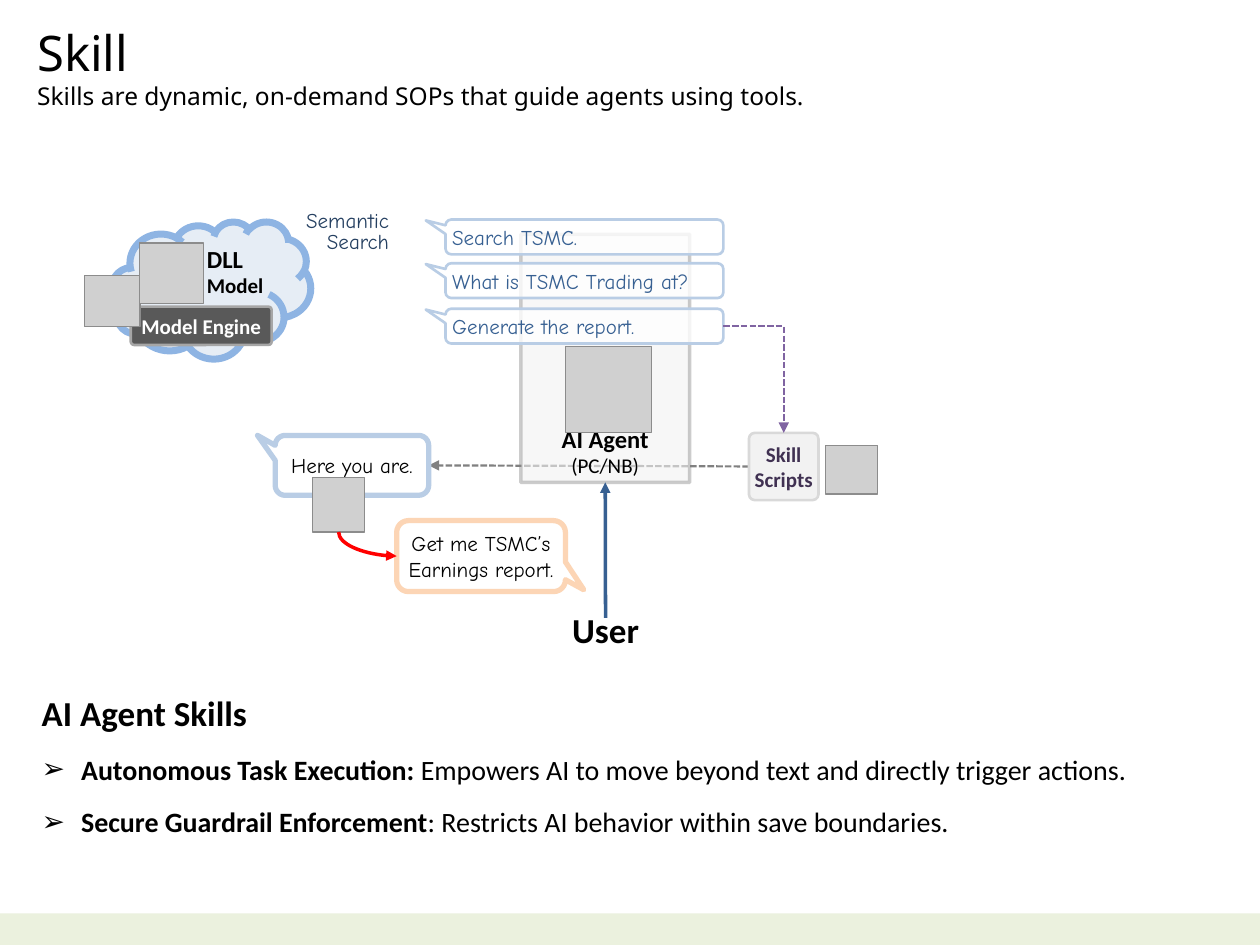
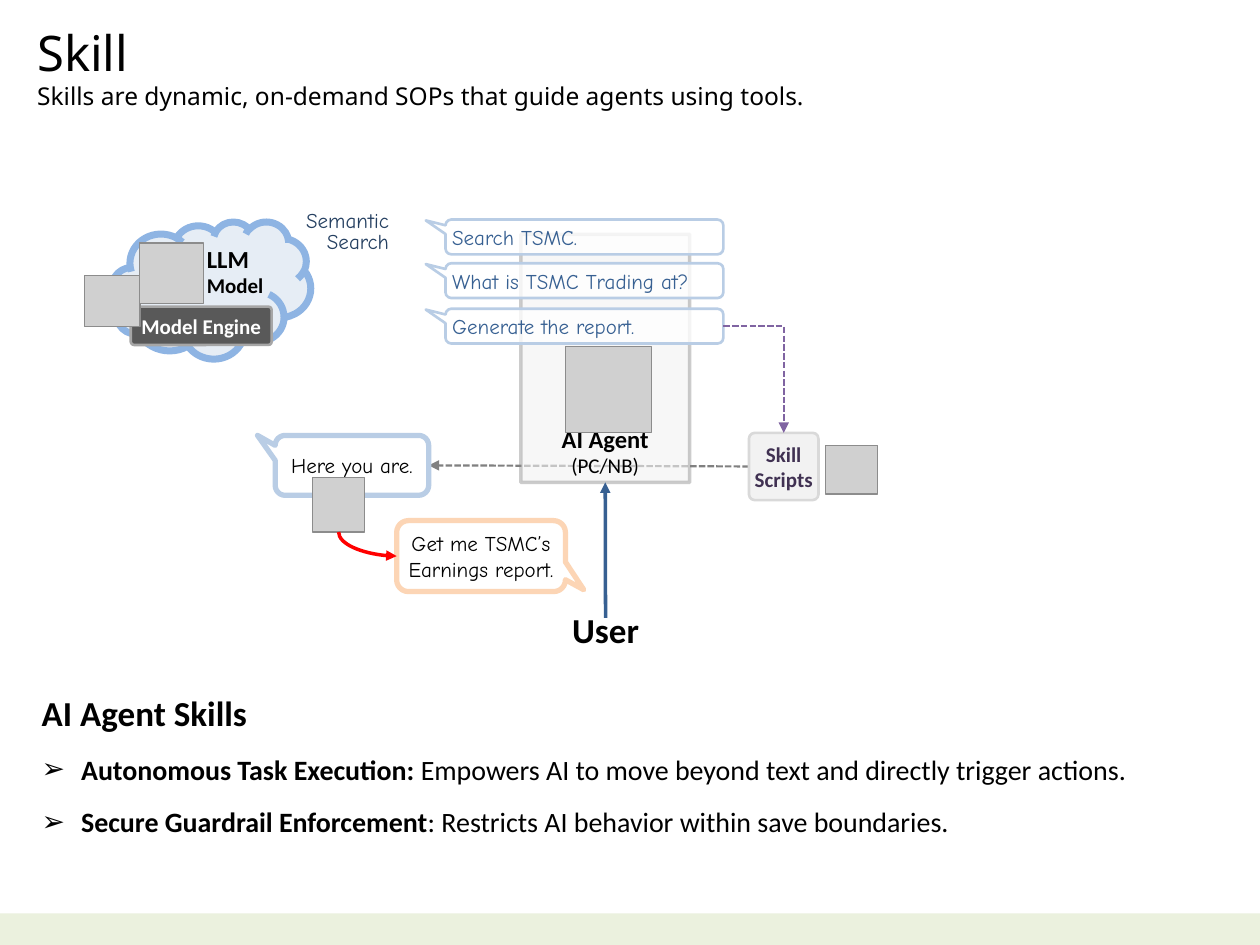
Before and after one commit to navibator/crazy-ai, a slide deck: slide 5 of ai-gemma.pptx. Drawn at 1260x945 pixels with LibreOffice and Linux fonts; fonts in the diff are those of the drawing; grey boxes stand for pictures. Boxes give left, top, right and bottom in pixels: in the first picture for what was removed or moved away, otherwise in the second. Text is boxed around its words. In the diff, an @@ line names an element or a change of style, - is before the commit and + after.

```diff
--- a/ai-gemma.pptx
+++ b/ai-gemma.pptx
@@ text at bbox=[207, 252, 249, 268]: text changed @@
-DLL
+LLM
```
Also in this commit, not shown: 3 other slides changed, 3 other files.
